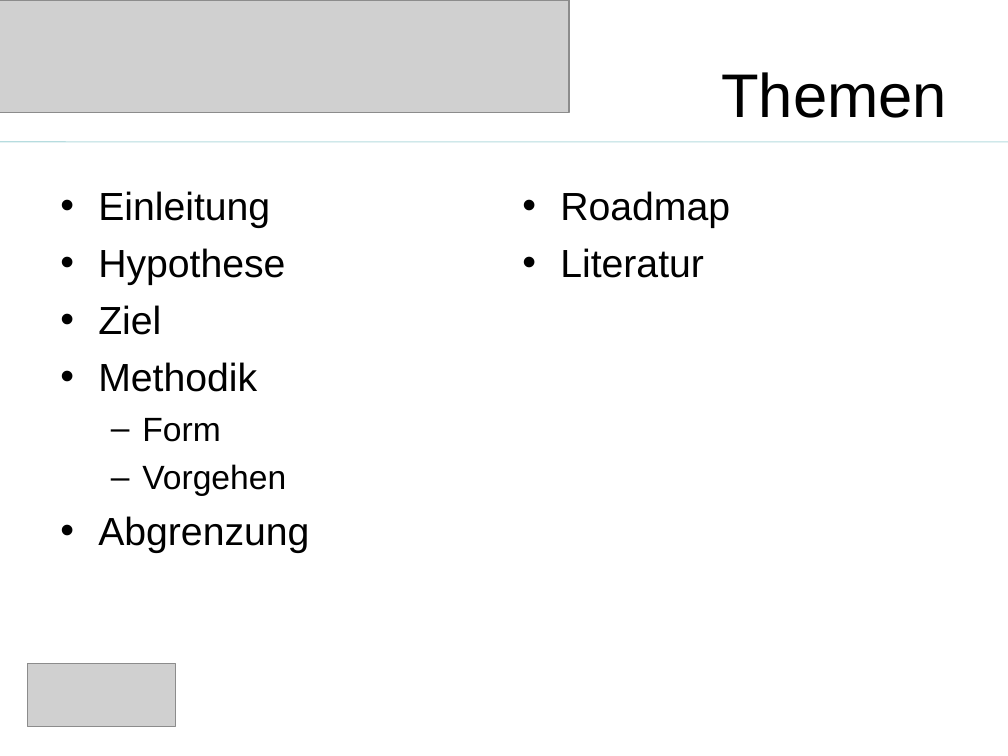
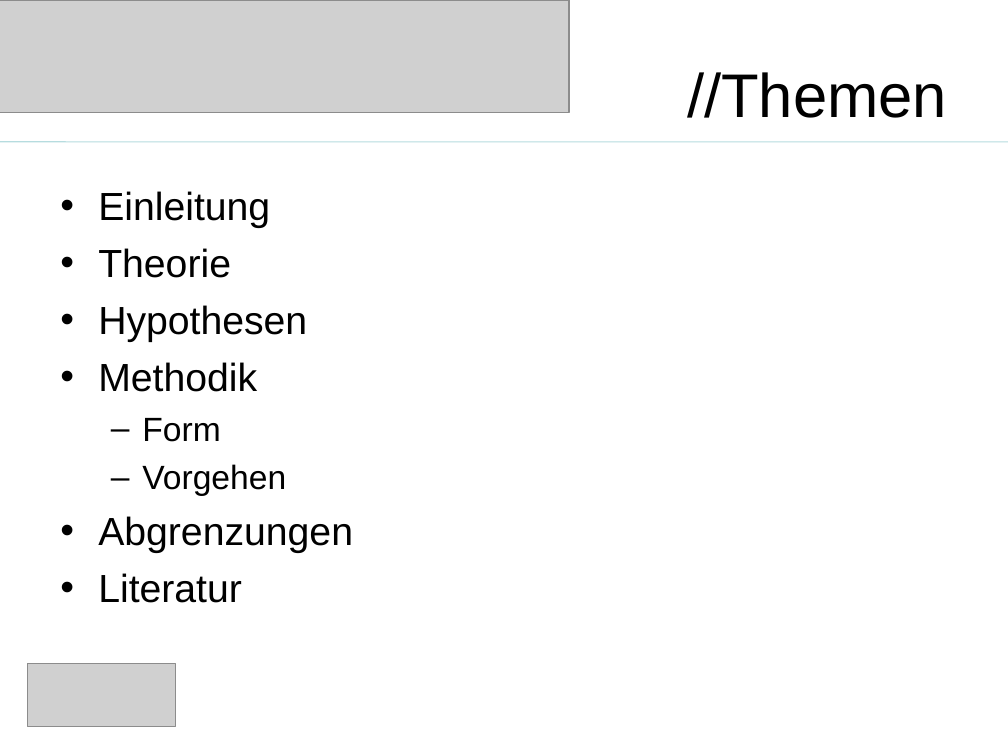
Before and after one commit to saw303/masterstudy, a slide deck: slide 2 of disposition/Präsentation.ppt. Drawn at 1008x756 pixels with LibreOffice and Linux fonts; fonts in the diff are those of the drawing; grey boxes stand for pictures. Boxes give left, top, right and bottom in pixels: in the first picture for what was removed or moved away, otherwise in the second. Text is boxed around its words. In the diff, an @@ line names an element or a change of style, - is before the commit and + after.

```diff
--- a/disposition/Präsentation.ppt
+++ b/disposition/Präsentation.ppt
@@ title at (687,72,947,118): text changed @@
-Themen
+//Themen
@@ text removed at (560,191,730,278) @@
-• Roadmap
-• Literatur
@@ text at (98,248,307,342): text changed @@
-• Hypothese
-• Ziel
+• Theorie
+• Hypothesen
@@ text at (98,516,353,603): text changed @@
-• Abgrenzung
+• Abgrenzungen
+• Literatur
```
Also in this commit, not shown: 9 other slides changed, 8 slides added, 5 slides removed, 1 other file.
